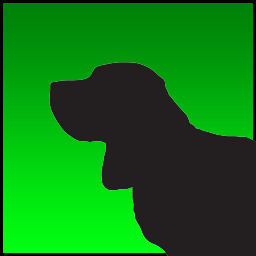
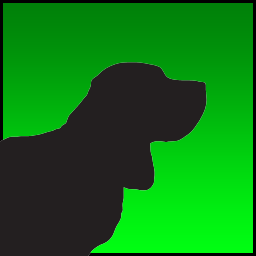
Comparing the layer stacks of the two w=256, h=256 images. Changes:
painted on "Layer 2" over <box>0,62,256,256</box>
